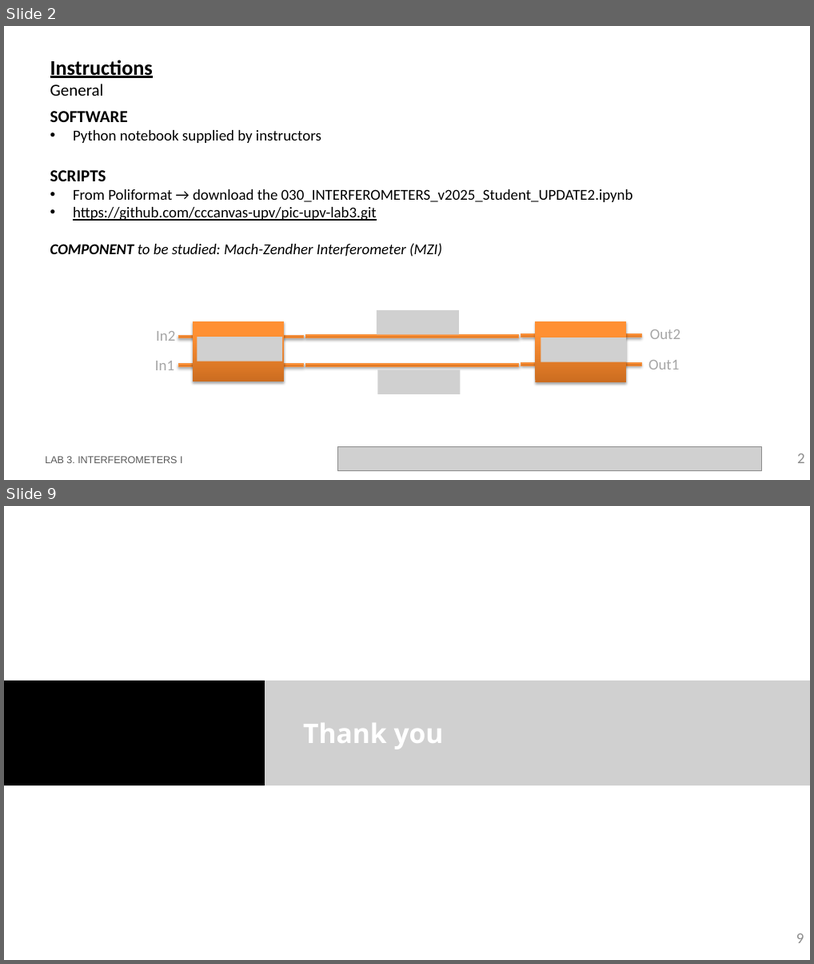
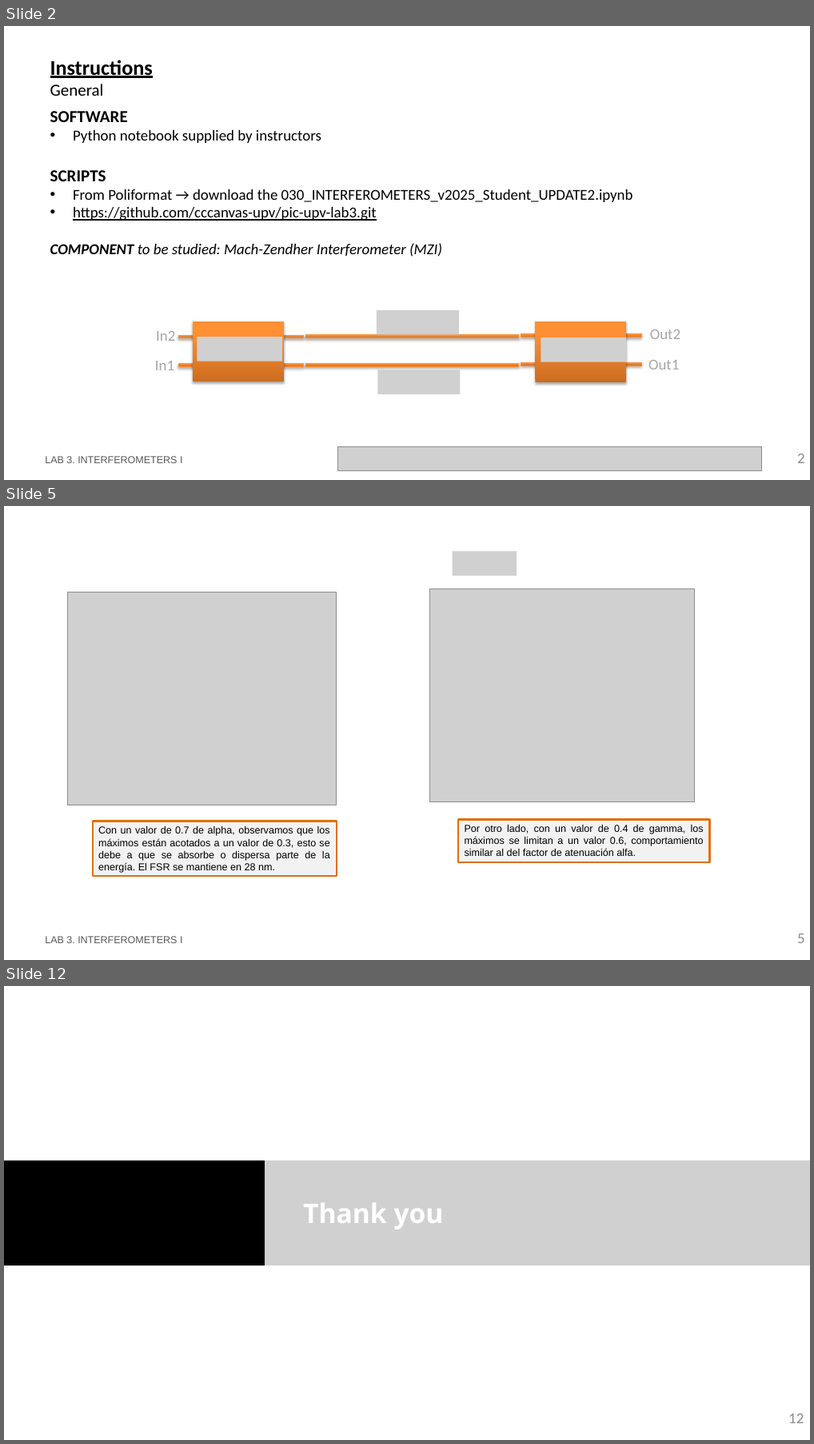
Before and after one commit to nmargar4/pic-upv-lab3-new, a slide deck: LabBook_3.pptx. Shown one above the other, each under a label of ours: slides 2 and 9 before the commit, slides 2, 5 and 12 after it; the slides between them are not shown. The pictures are 814x964 and 814x1444 pixels, drawn with LibreOffice and Linux fonts; fonts in the diff are those of the drawing; grey boxes stand for pictures; background and template pictures are left out. Boxes give left, top, right and bottom in pixels: in the first picture for what was removed or moved away, otherwise in the second. Text is boxed around its words. In the diff, an @@ line names an element or a change of style, - is before the commit and + after.

```diff
--- a/LabBook_3.pptx
+++ b/LabBook_3.pptx
@@ slide 5 added at (x1=4, y1=506, x2=810, y2=960), background #FFFFFF @@
@@ picture added at (x1=453, y1=552, x2=518, y2=576) @@
@@ picture added at (x1=67, y1=592, x2=337, y2=805) @@
@@ picture added at (x1=430, y1=589, x2=695, y2=802) @@
@@ rectangle added at (x1=92, y1=821, x2=337, y2=876), fill #F2F2F2, outline #E0700D 2.25 pt, 12 pt, text #000000 @@
+Con un valor de 0.7 de alpha, observamos que los máximos están acotados a un valor de 0.3, esto se debe a que se absorbe o dispersa parte de la energía. El FSR se mantiene en 28 nm.
@@ rectangle added at (x1=458, y1=820, x2=710, y2=862), fill #F2F2F2, outline #E0700D 2.25 pt, 12 pt, text #000000 @@
+Por otro lado, con un valor de 0.4 de gamma, los máximos se limitan a un valor 0.6, comportamiento similar al del factor de atenuación alfa.
@@ text added at (x1=45, y1=936, x2=182, y2=943), 12 pt, text #585858 @@
+LAB 3. INTERFEROMETERS I
@@ page number added at (x1=798, y1=933, x2=806, y2=943), 18 pt, text #8C8C8C @@
+5
@@ what was slide 9 is now slide 12 @@
@@ page number at (x1=789, y1=1413, x2=804, y2=1423): text changed @@
-9
+12
```
Also in this commit, not shown: 5 slides changed, 4 other slides added, 2 slides removed, 1 other file.
